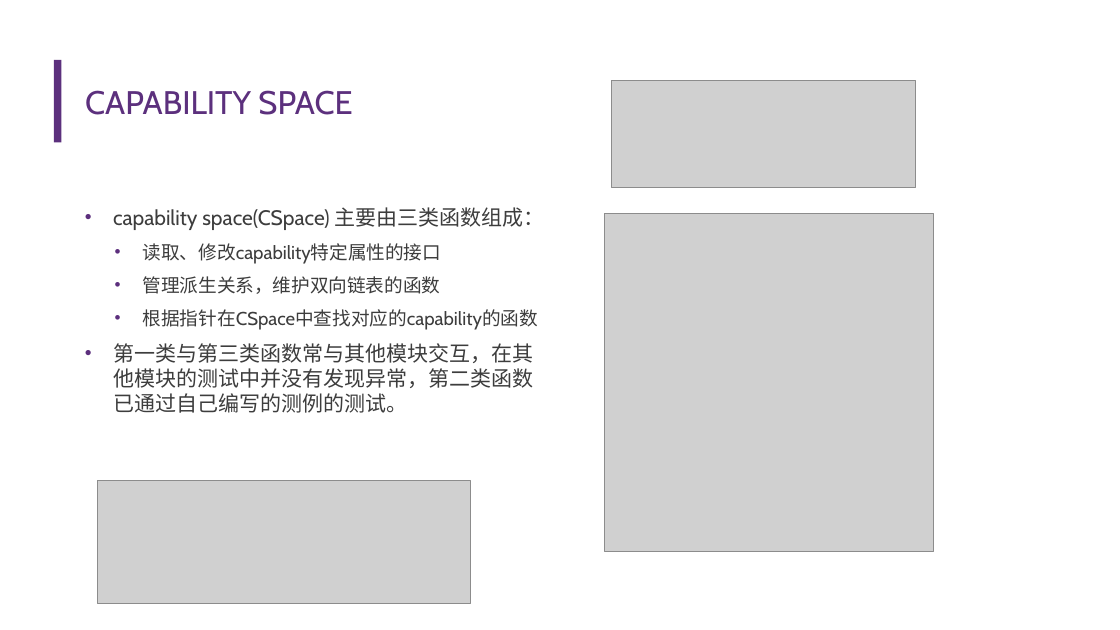
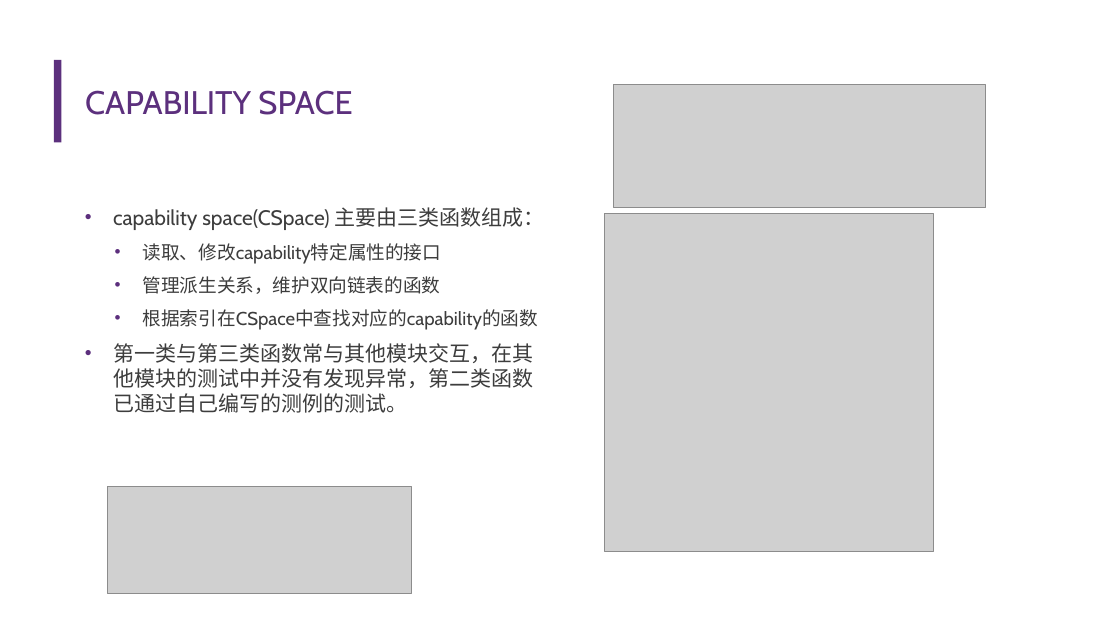
Before and after one commit to llh730/seL4-rust-implement, a slide deck: slide 7 of record/中期答辩——李龙昊.pptx. Drawn at 1120x630 pixels with LibreOffice and Linux fonts; fonts in the diff are those of the drawing; grey boxes stand for pictures; background and template pictures are left out. Boxes give left, top, right and bottom in pixels: in the first picture for what was removed or moved away, otherwise in the second. Text is boxed around its words. In the diff, an @@ line names an element or a change of style, - is before the commit and + after.

```diff
--- a/record/中期答辩——李龙昊.pptx
+++ b/record/中期答辩——李龙昊.pptx
@@ picture: place and size @@
-picture at (97, 481, 470, 603)
+picture at (613, 85, 986, 208)
@@ text at (143, 309, 538, 330): text changed @@
-  • 根据指针在CSpace中查找对应的capability的函数
+  • 根据索引在CSpace中查找对应的capability的函数
@@ picture: place and size @@
-picture at (612, 81, 916, 187)
+picture at (108, 486, 412, 593)
```
Also in this commit, not shown: 4 other slides changed, 1 slide added, 1 other file.
